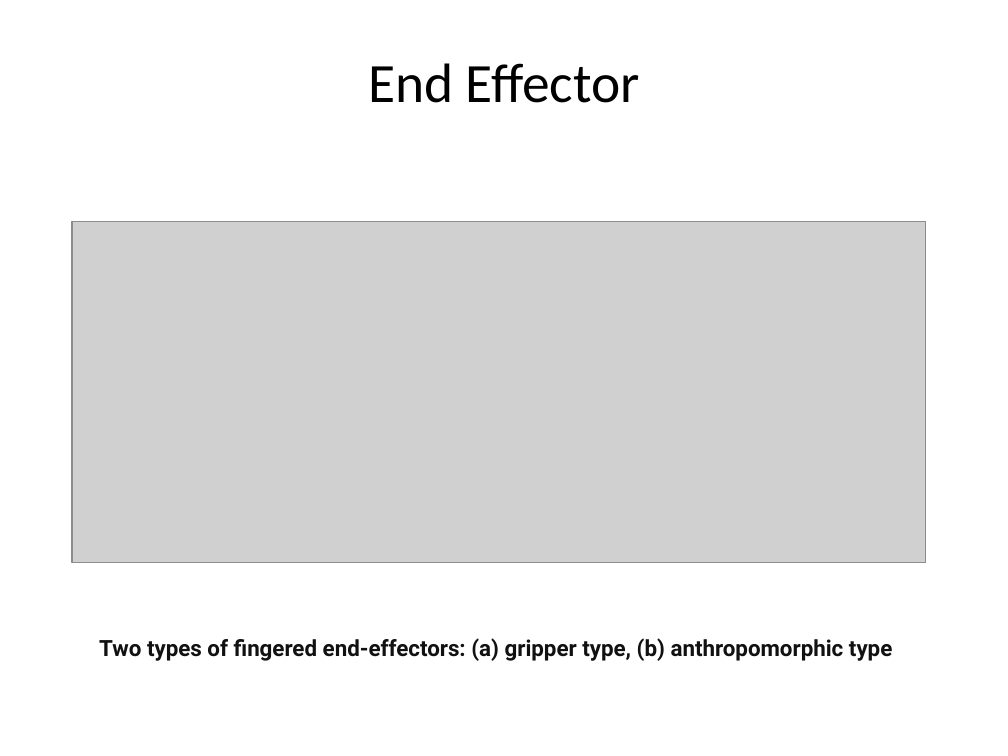
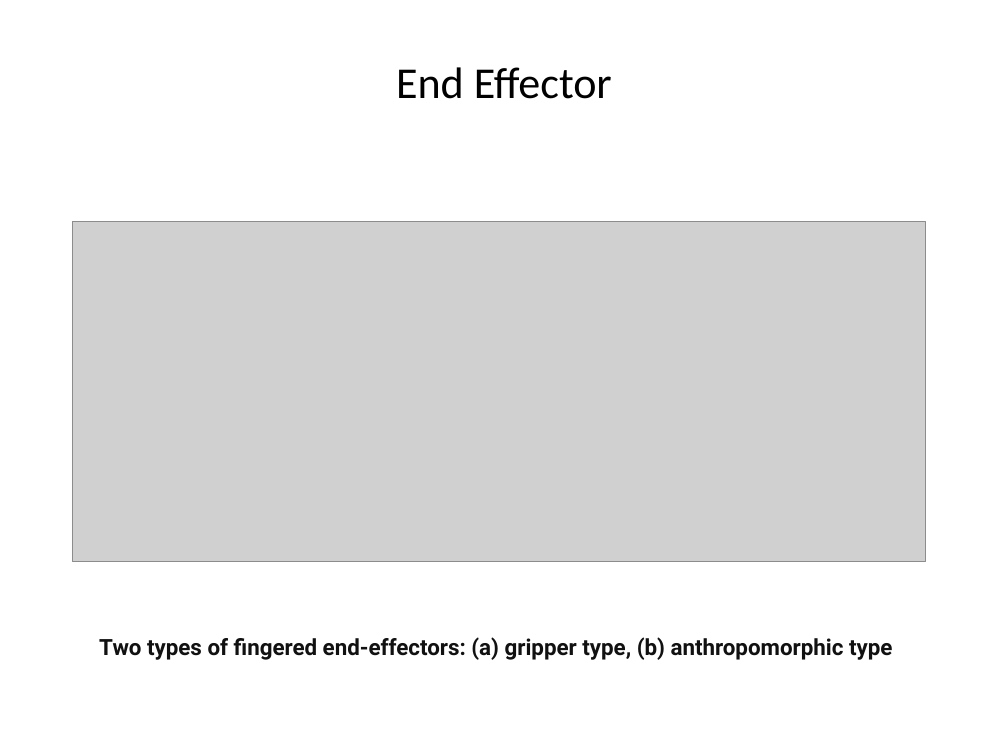
Before and after one commit to UK-Roy/cse461, a slide deck: slide 7 of slides/Introduction to Robotics-lec3.pptx. Drawn at 1008x756 pixels with LibreOffice and Linux fonts; fonts in the diff are those of the drawing; grey boxes stand for pictures. Boxes give left, top, right and bottom in pixels: in the first picture for what was removed or moved away, otherwise in the second. Text is boxed around its words. In the diff, an @@ line names an element or a change of style, - is before the commit and + after.

```diff
--- a/slides/Introduction to Robotics-lec3.pptx
+++ b/slides/Introduction to Robotics-lec3.pptx
@@ title "End Effector" at box(396, 67, 612, 99): size 39.6 to 31.5 pt @@
```
Also in this commit, not shown: 7 other slides changed, 1 slide removed, 1 other file.
